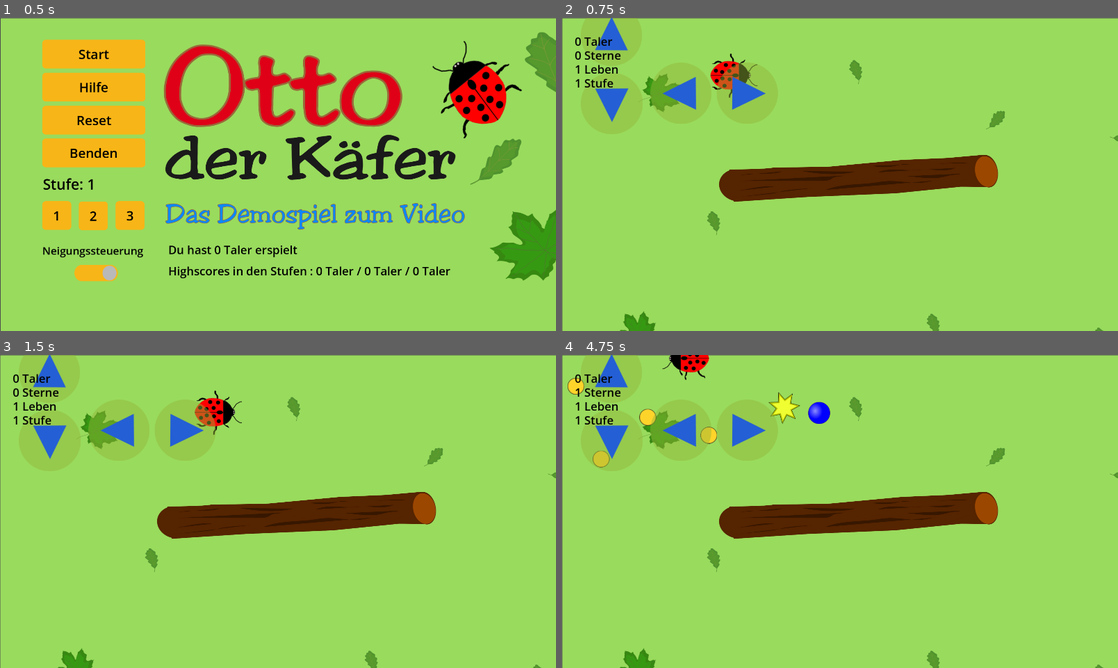
Above: before the commit, frames 1-4 (two rows, left to right).
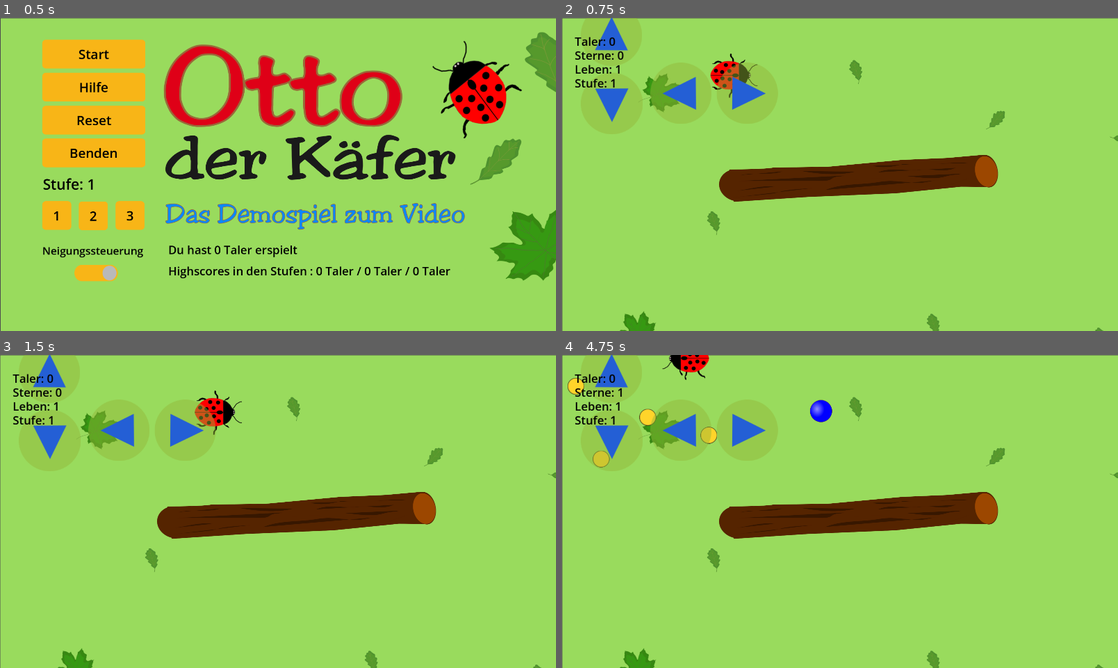
Above: after the commit, the same moments.

Repository: HeinzKnoke/Godot-Tutorial-Demo-Spiel-Mobile
Game: Godot game, scene res://main.tscn
Same seed, same stepped clock (60 frames per second), same inputs: the game is played once before the commit and once after it.
Inputs (mouse positions are in pixels of both pictures, inside the frame that each line leads up to):
- Up to frame 1 (0.5 s): no input
- Up to frame 2 (0.75 s): click "Start" at 0.5 s
- Up to frame 3 (1.5 s): tap Enter at 1.25 s; move the mouse to (400, 495) at 1.27 s; hold Right (move_right) from 1.28 s (still down)
- Up to frame 4 (4.75 s): move the mouse to (728, 527) at 2.02 s; release Right (move_right) at 2.03 s; hold Down (move_down) 2.03-2.78 s; move the mouse to (895, 442) at 2.77 s; hold Right (move_right) 2.78-3.53 s; move the mouse to (812, 574) at 3.52 s; hold Up (move_up) 3.53-4.28 s; move the mouse to (1006, 558) at 4.27 s; hold Left (move_left) from 4.28 s (still down)

Frame 1 is identical in both runs. In frame 2, 0.5% of the frame differs, in the area x 2-12%, y 6-23%; in frame 3, 0.5%; in frame 4, 0.9%, in the area x 2-49%, y 6-23%.

Commit message:
Update game.gd

Diff:
--- a/game.gd
+++ b/game.gd
@@ -23,22 +23,25 @@
 var lb_taler
 var lb_sterne
 var lb_leben
-var audio_taler
-var audio_stern
 
 
 func _ready() -> void:
 	kugel_inst = preload("res://kugeln.tscn")
 	stern_inst = preload("res://sterne.tscn")
 	taler_inst = preload("res://taler.tscn")
+	$KugelTimer.wait_time = 4 #nur beim ersten mal, danach je nach Stufe
 	$SternTimer.wait_time = 3
 	$TalerTimer.wait_time = 1
+	$TalerTimer.start()
+	$SternTimer.start()
+	$KugelTimer.start()
+	set_schwierigkeitsgrad()
 	anzeige_taler(taler_found)
 	anzeige_sterne(sterne_found)
 	anzeige_leben(leben)
 	anzeige_stufe(Score.stufe)
-	set_schwierigkeitsgrad()
 	$GameOver.visible = false
+
 
 func set_schwierigkeitsgrad():
 	if Score.stufe == 1:
@@ -49,19 +52,17 @@
 		$KugelTimer.wait_time = 0.3
 
 
-
-
 func anzeige_taler(t):
-	$HUD/LabelTaler.text = str(t) + " Taler"
+	$HUD/LabelTaler.text = "Taler: " + str(t)
 
 func anzeige_sterne(s):
-	$HUD/LabelSterne.text = str(s)	+ " Sterne"
+	$HUD/LabelSterne.text = "Sterne: " + str(s)
 
 func anzeige_leben(l):
-	$HUD/LabelLeben.text = str(l) + " Leben"
+	$HUD/LabelLeben.text = "Leben: " + str(l)
 
 func anzeige_stufe(stufe):
-	$HUD/LabelStufe.text = str(stufe) + " Stufe"
+	$HUD/LabelStufe.text = "Stufe: " + str(stufe)
 
 func new_kugel():
 	var instance = kugel_inst.instantiate()
@@ -124,12 +125,18 @@
 	stern_count += 1
 	if stern_count <= stern_max:
 		new_stern()
+	else:
+		$SternTimer.stop()
+
 
 
 func _on_taler_timer_timeout() -> void:
 	taler_count += 1
 	if taler_count <= taler_max:
 		new_taler()
+	else:
+		$TalerTimer.stop()
+
 
 # Spiel durch Wischen nach unten beenden
 func _unhandled_input(event):
